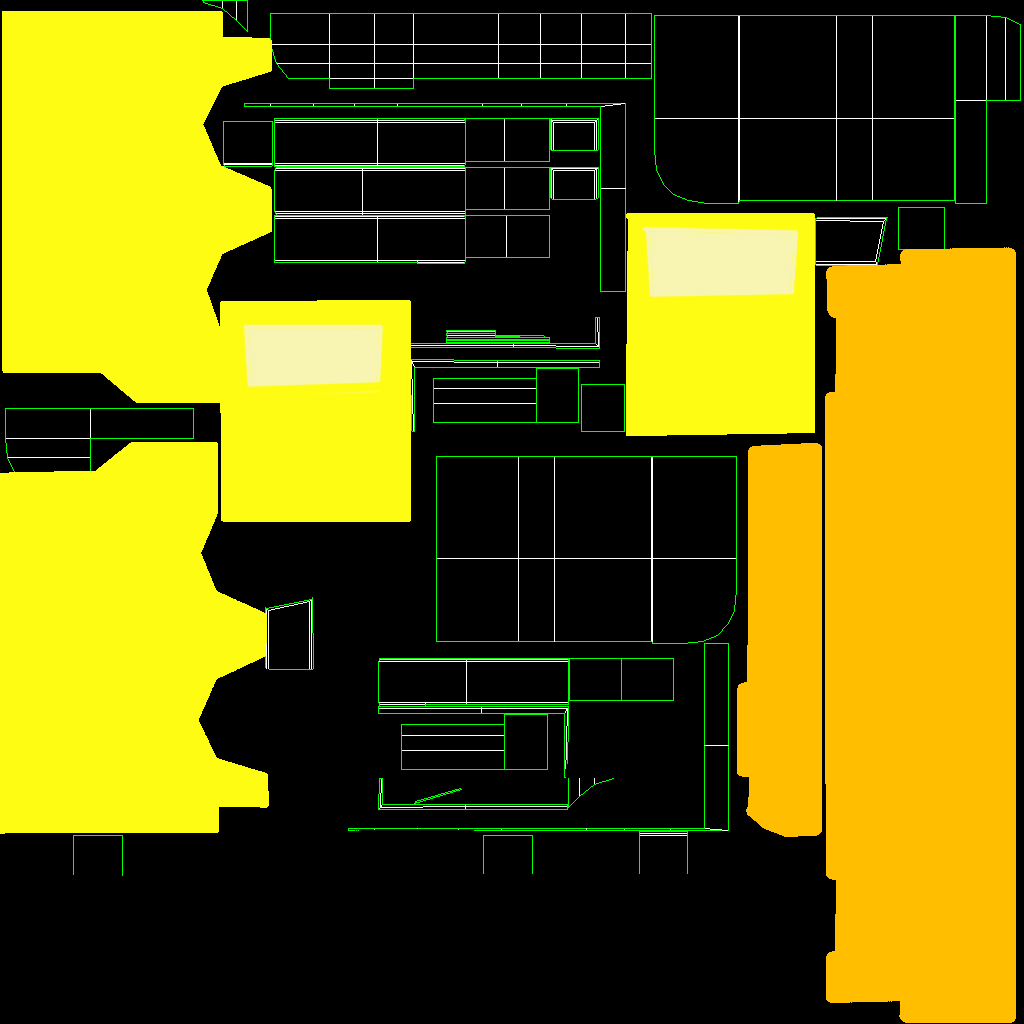
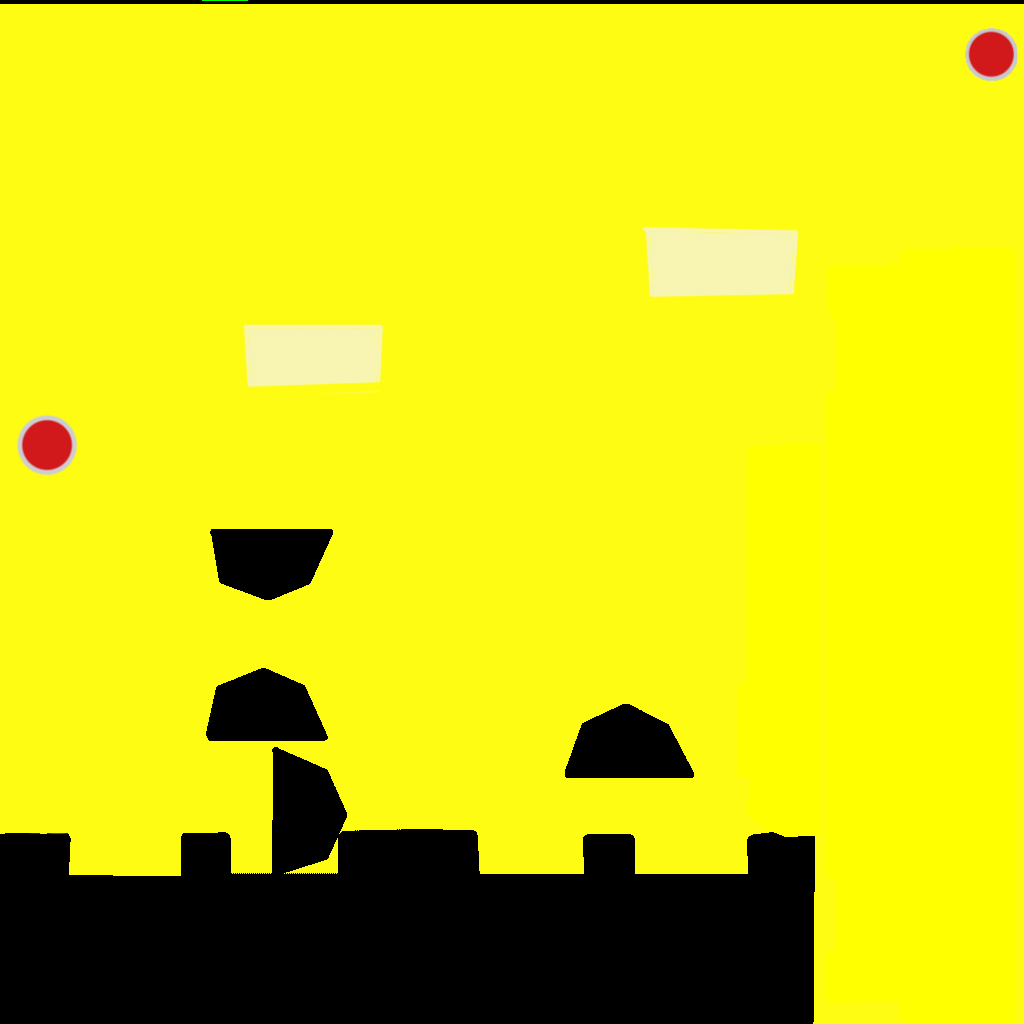
Two versions of the same layered image (1024x1024). Layer-by-layer changes:
added layer "Front Left Light" above "Front Right Light" over [0, 403, 199, 476]
added layer "Front Right Light" above "Windcreen/Grill" over [651, 11, 1024, 207]
painted on "Roof" over [737, 247, 1016, 1023]
added layer "body" above "Background" over [0, 1, 1024, 1024]
